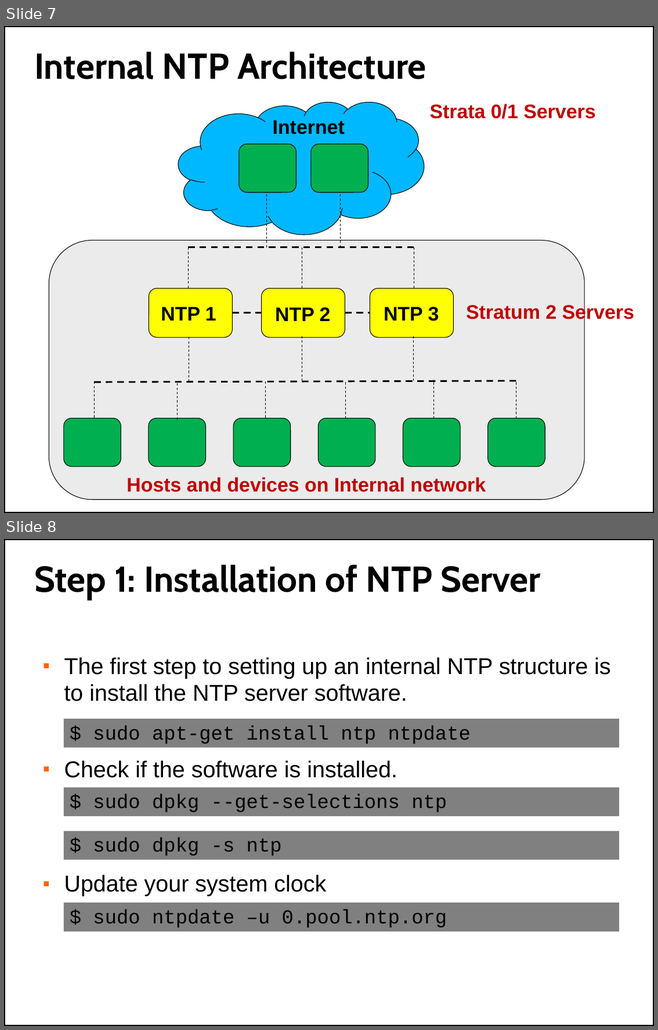
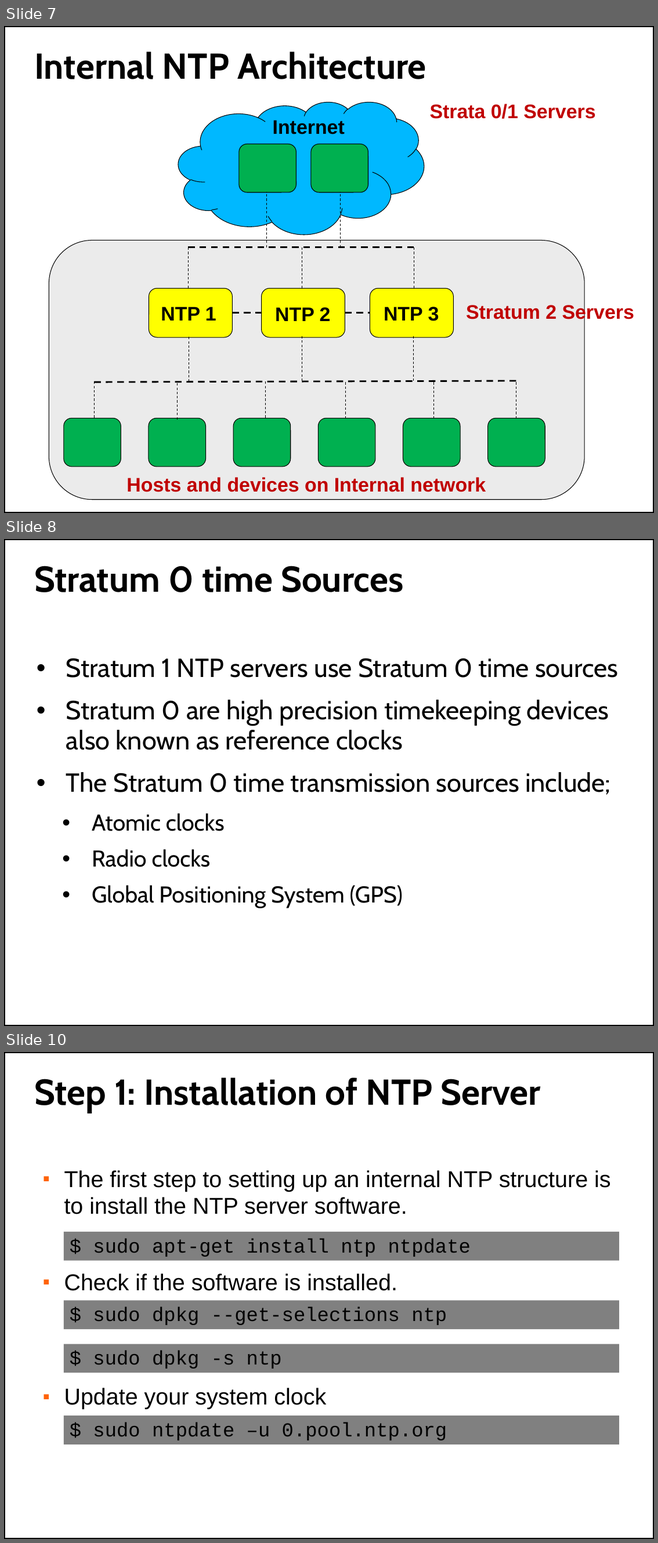
Before and after one commit to afnog/sse, a slide deck: ntp/ntp-service.pptx. Shown one above the other, each under a label of ours: slides 7 and 8 before the commit, slides 7, 8 and 10 after it; the slides between them are not shown. The pictures are 658x1030 and 658x1543 pixels, drawn with LibreOffice and Linux fonts; fonts in the diff are those of the drawing; background and template pictures are left out. Boxes give left, top, right and bottom in pixels: in the first picture for what was removed or moved away, otherwise in the second. Text is boxed around its words. In the diff, an @@ line names an element or a change of style, - is before the commit and + after.

```diff
--- a/ntp/ntp-service.pptx
+++ b/ntp/ntp-service.pptx
@@ slide 8 added at [4,539,654,1026], background picture (left out); not listed: 1 template element that a slide beside it also shows @@
@@ title added at [34,566,404,592], 44 pt, text #000000, bold @@
+Stratum 0 time Sources
@@ text added at [66,658,618,908], 32 pt, text #000000 @@
+• Stratum 1 NTP servers use Stratum 0 time sources
+• Stratum 0 are high precision timekeeping devices also known as reference clocks
+• The Stratum 0 time transmission sources include;
+  • Atomic clocks
+  • Radio clocks
+  • Global Positioning System (GPS)
@@ what was slide 8 is now slide 10 @@
```
Also in this commit, not shown: 1 other slide added.
